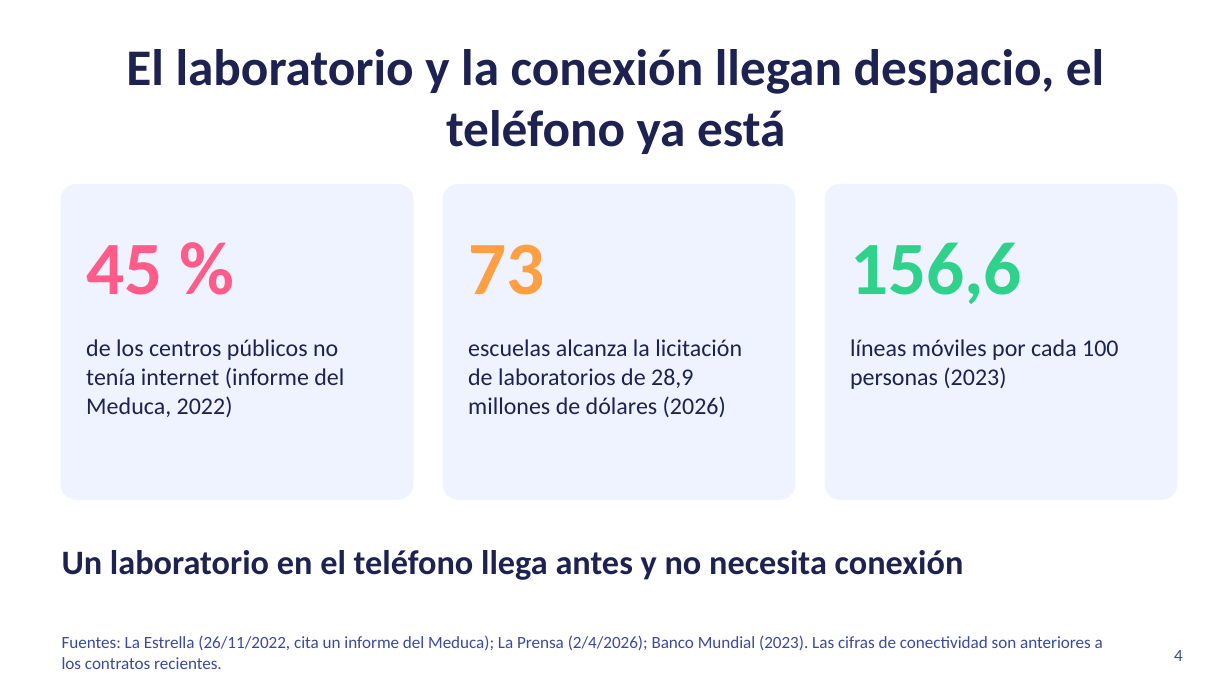
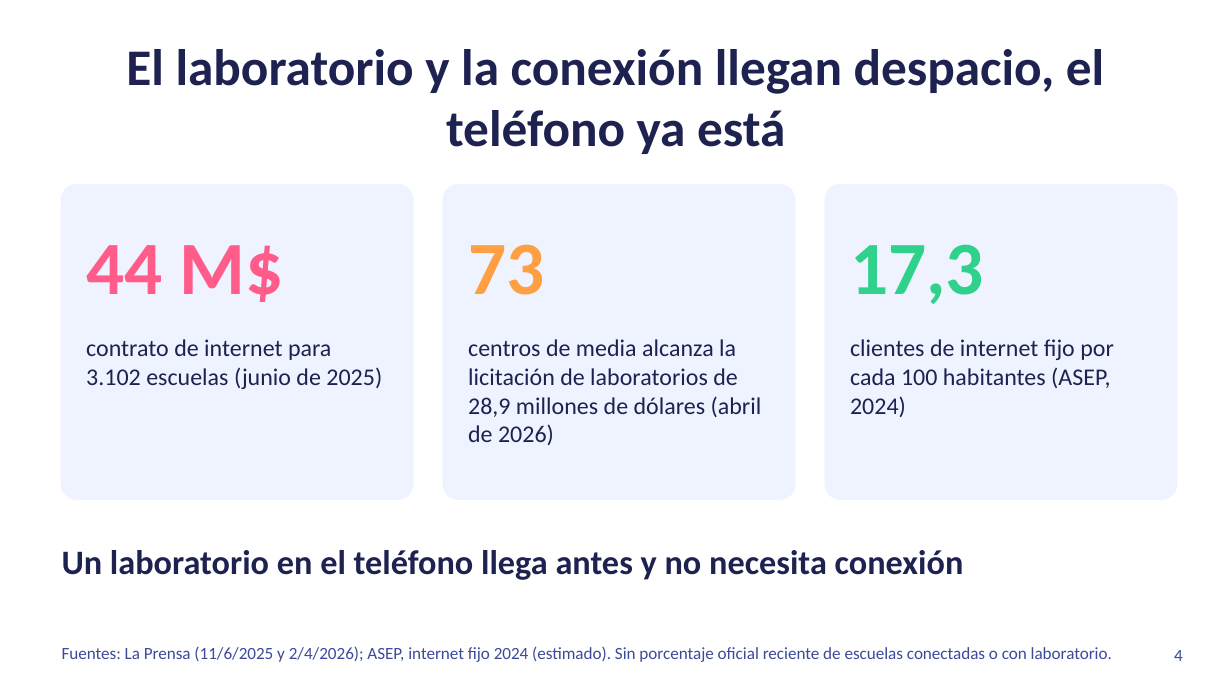
Before and after one commit to danielvaldess/chispa-lab, a slide deck: slide 4 of docs/presentacion/Chispa-Lab-hack4edu-2026.pptx. Drawn at 1232x693 pixels with LibreOffice and Linux fonts; fonts in the diff are those of the drawing. Boxes give left, top, right and bottom in pixels: in the first picture for what was removed or moved away, otherwise in the second. Text is boxed around its words. In the diff, an @@ line names an element or a change of style, - is before the commit and + after.

Commit message:
docs(presentacion): diapositivas y guion con las fuentes nuevas, nombres del equipo y respuestas para el jurado

```diff
--- a/docs/presentacion/Chispa-Lab-hack4edu-2026.pptx
+++ b/docs/presentacion/Chispa-Lab-hack4edu-2026.pptx
@@ text at box(86, 245, 283, 302): text changed @@
-45 %
+44 M$
@@ text at box(850, 244, 984, 304): text changed @@
-156,6
+17,3
@@ text at box(86, 339, 382, 389): text changed @@
-de los centros públicos no tenía internet (informe del Meduca, 2022)
+contrato de internet para 3.102 escuelas (junio de 2025)
@@ text at box(468, 339, 762, 445): text changed @@
-escuelas alcanza la licitación de laboratorios de 28,9 millones de dólares (2026)
+centros de media alcanza la licitación de laboratorios de 28,9 millones de dólares (abril de 2026)
@@ text at box(850, 339, 1114, 417): text changed @@
-líneas móviles por cada 100 personas (2023)
+clientes de internet fijo por cada 100 habitantes (ASEP, 2024)
@@ text at box(62, 646, 1112, 662): text changed @@
-Fuentes: La Estrella (26/11/2022, cita un informe del Meduca); La Prensa (2/4/2026); Banco Mundial (2023). Las cifras de conectividad son anteriores a los contratos recientes.
+Fuentes: La Prensa (11/6/2025 y 2/4/2026); ASEP, internet fijo 2024 (estimado). Sin porcentaje oficial reciente de escuelas conectadas o con laboratorio.
```
Also in this commit, not shown: 5 other slides changed, 5 other files.
